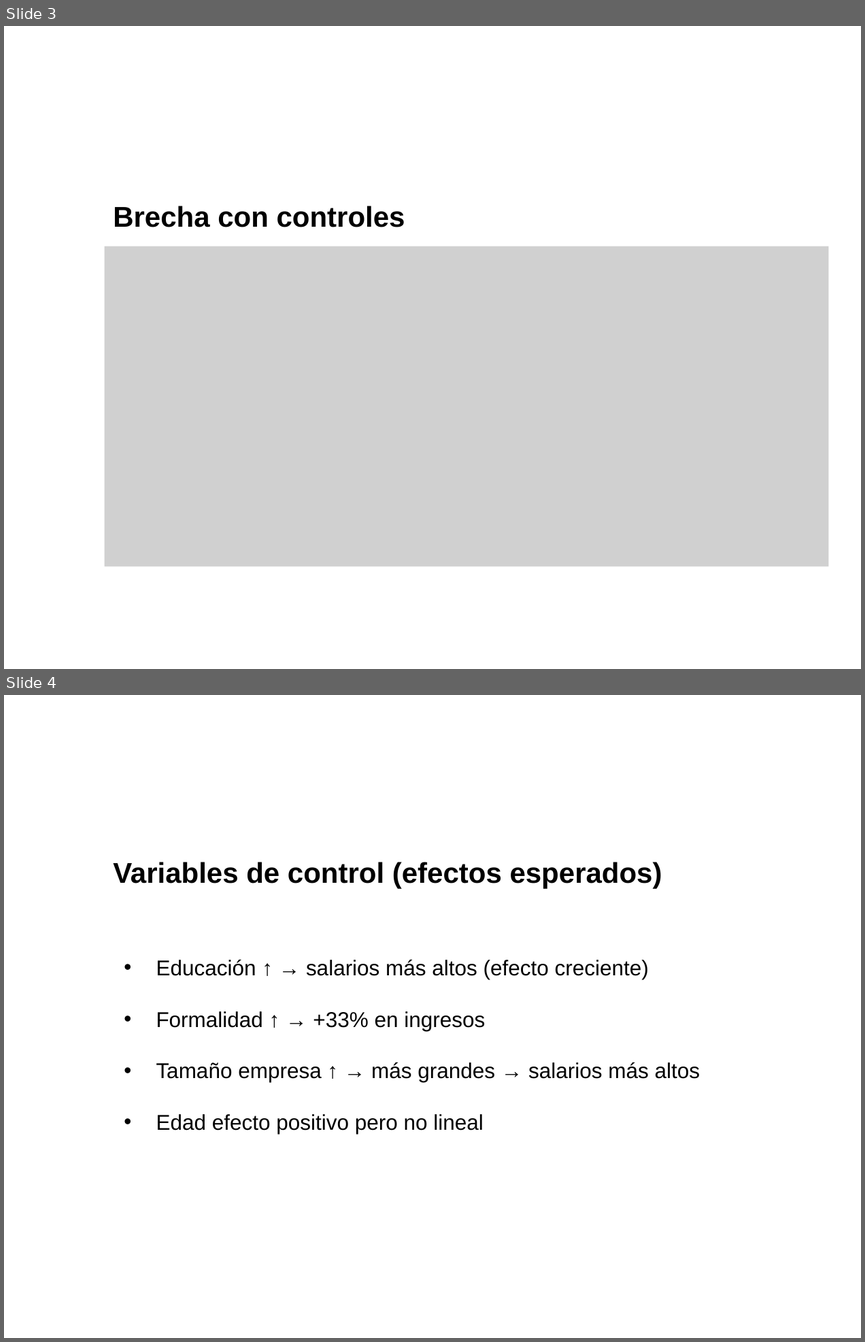
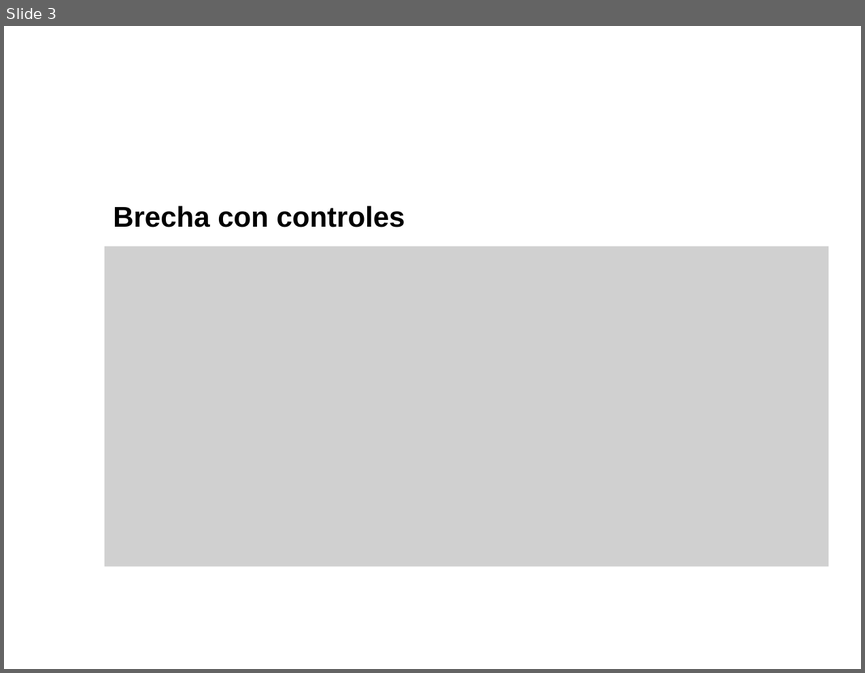
Before and after one commit to LauraDaniela17/Taller1_BigData_MachineLearning, a slide deck: Presentaciones/gap_equipo_08.pptx. Shown one above the other, each under a label of ours: slides 3 and 4 before the commit, slide 3 after it. The pictures are 865x1342 and 865x673 pixels, drawn with LibreOffice and Linux fonts; fonts in the diff are those of the drawing; grey boxes stand for pictures; background and template pictures are left out. Boxes give left, top, right and bottom in pixels: in the first picture for what was removed or moved away, otherwise in the second. Text is boxed around its words. In the diff, an @@ line names an element or a change of style, - is before the commit and + after.

```diff
--- a/Presentaciones/gap_equipo_08.pptx
+++ b/Presentaciones/gap_equipo_08.pptx
@@ slide 4 removed at [4,695,861,1338], background picture (left out) @@
@@ title removed at [113,862,662,888] @@
-Variables de control (efectos esperados)
@@ text removed at [156,959,700,1134] @@
-• Educación ↑ → salarios más altos (efecto creciente)
-• Formalidad ↑ → +33% en ingresos
-• Tamaño empresa ↑ → más grandes → salarios más altos
-• Edad efecto positivo pero no lineal
```
Also in this commit, not shown: 1 slide changed, 2 other slides removed.
